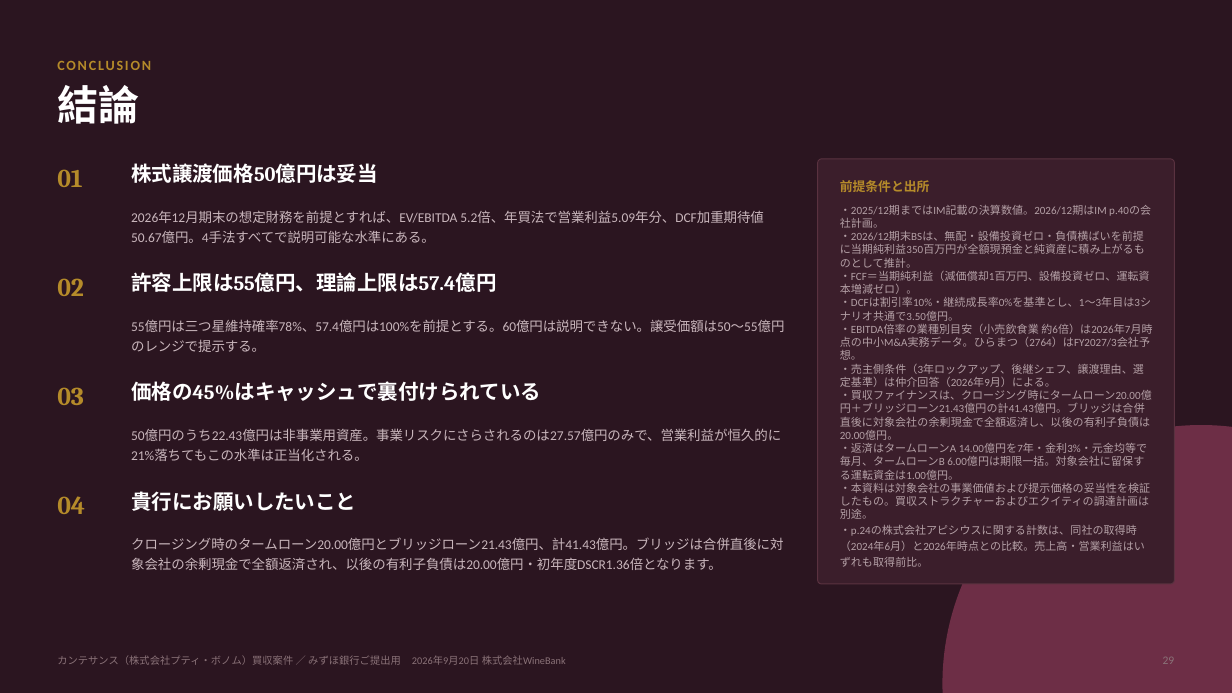
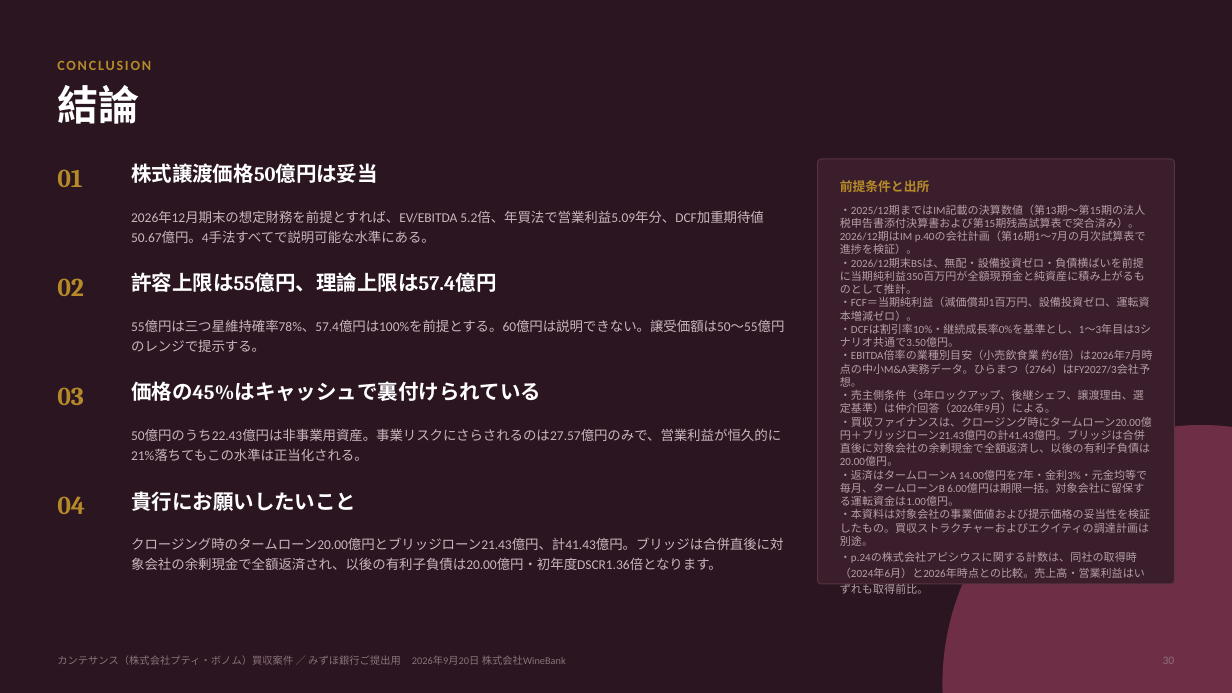
Before and after one commit to nakano-winebank/wine-auction, a slide deck: slide 30 of M&A/カンテサンス/カンテサンス_銀行ご提出用資料.pptx (slide 29 before the commit). Drawn at 1232x693 pixels with LibreOffice and Linux fonts; fonts in the diff are those of the drawing. Boxes give left, top, right and bottom in pixels: in the first picture for what was removed or moved away, otherwise in the second. Text is boxed around its words. In the diff, an @@ line names an element or a change of style, - is before the commit and + after.

```diff
--- a/M&A/カンテサンス/カンテサンス_銀行ご提出用資料.pptx
+++ b/M&A/カンテサンス/カンテサンス_銀行ご提出用資料.pptx
@@ text at box(840, 205, 1152, 563): text changed @@
-・2025/12期まではIM記載の決算数値。2026/12期はIM p.40の会社計画。
-・2026/12期末BSは、無配・設備投資ゼロ・負債横ばいを前提に当期純利益350百万円が全額現預金と純資産に積み上がるものとして推計。
-・FCF＝当期純利益（減価償却1百万円、設備投資ゼロ、運転資本増減ゼロ）。
-・DCFは割引率10%・継続成長率0%を基準とし、1〜3年目は3シナリオ共通で3.50億円。
-・EBITDA倍率の業種別目安（小売飲食業 約6倍）は2026年7月時点の中小M&A実務データ。ひらまつ（2764）はFY2027/3会社予想。
-・売主側条件（3年ロックアップ、後継シェフ、譲渡理由、選定基準）は仲介回答（2026年9月）による。
-・買収ファイナンスは、クロージング時にタームローン20.00億円＋ブリッジローン21.43億円の計41.43億円。ブリッジは合併直後に対象会社の余剰現金で全額返済し、以後の有利子負債は20.00億円。
-・返済はタームローンA 14.00億円を7年・金利3%・元金均等で毎月、タームローンB 6.00億円は期限一括。対象会社に留保する運転資金は1.00億円。
-・本資料は対象会社の事業価値および提示価格の妥当性を検証したもの。買収ストラクチャーおよびエクイティの調達計画は別途。
-・p.24の株式会社アピシウスに関する計数は、同社の取得時（2024年6月）と2026年時点との比較。売上高・営業利益はいずれも取得前比。
+・2025/12期まではIM記載の決算数値（第13期〜第15期の法人税申告書添付決算書および第15期残高試算表で突合済み）。2026/12期はIM p.40の会社計画（第16期1〜7月の月次試算表で進捗を検証）。
+・2026/12期末BSは、無配・設備投資ゼロ・負債横ばいを前提に当期純利益350百万円が全額現預金と純資産に積み上がるものとして推計。
+・FCF＝当期純利益（減価償却1百万円、設備投資ゼロ、運転資本増減ゼロ）。
+・DCFは割引率10%・継続成長率0%を基準とし、1〜3年目は3シナリオ共通で3.50億円。
+・EBITDA倍率の業種別目安（小売飲食業 約6倍）は2026年7月時点の中小M&A実務データ。ひらまつ（2764）はFY2027/3会社予想。
+・売主側条件（3年ロックアップ、後継シェフ、譲渡理由、選定基準）は仲介回答（2026年9月）による。
+・買収ファイナンスは、クロージング時にタームローン20.00億円＋ブリッジローン21.43億円の計41.43億円。ブリッジは合併直後に対象会社の余剰現金で全額返済し、以後の有利子負債は20.00億円。
+・返済はタームローンA 14.00億円を7年・金利3%・元金均等で毎月、タームローンB 6.00億円は期限一括。対象会社に留保する運転資金は1.00億円。
+・本資料は対象会社の事業価値および提示価格の妥当性を検証したもの。買収ストラクチャーおよびエクイティの調達計画は別途。
+・p.24の株式会社アピシウスに関する計数は、同社の取得時（2024年6月）と2026年時点との比較。売上高・営業利益はいずれも取得前比。
```
Also in this commit, not shown: 23 other slides changed, 1 slide added, 5 other files.
